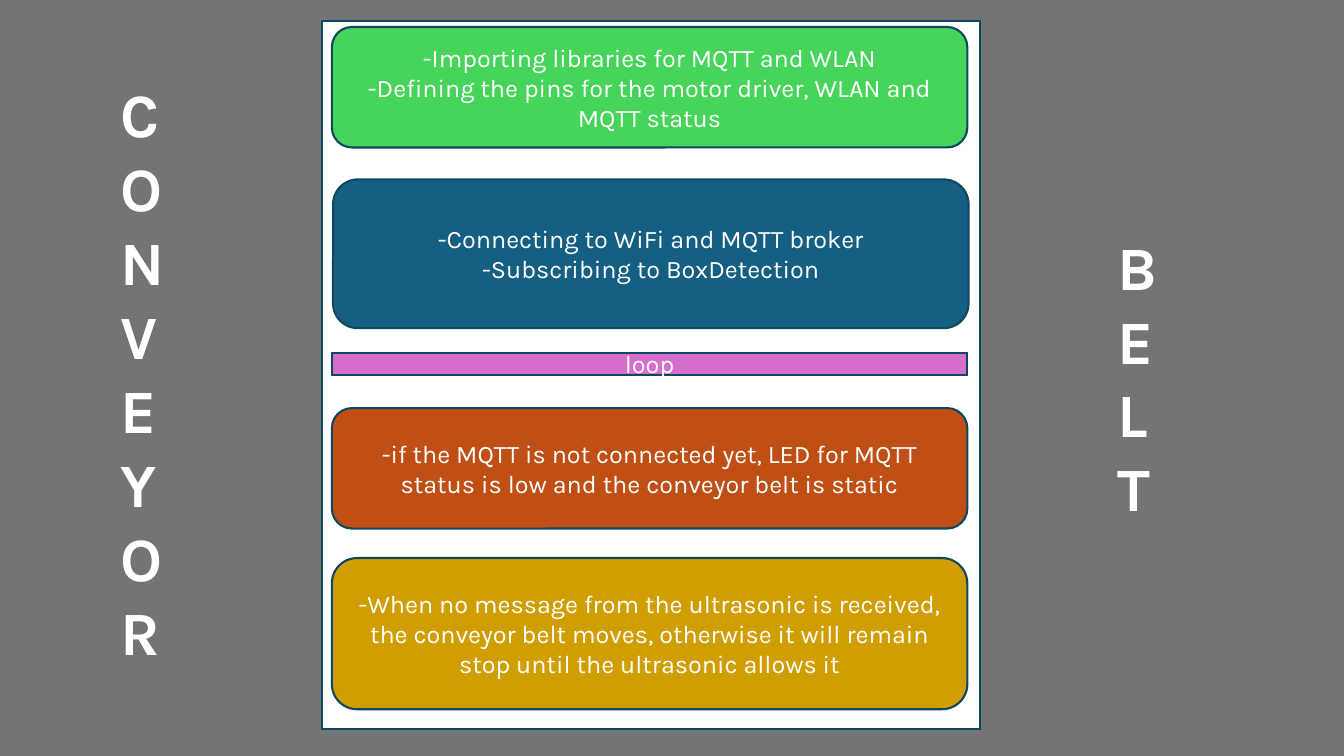
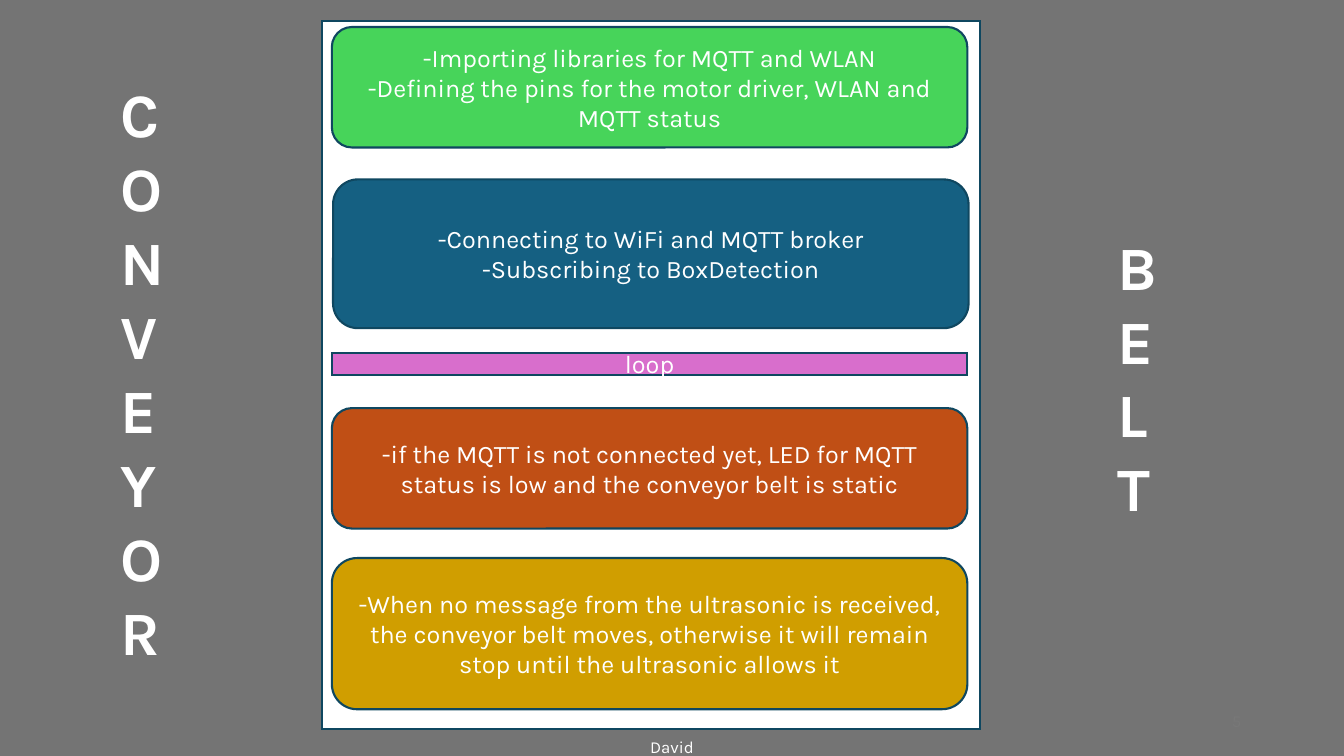
Before and after one commit to DavidGonzalez2399/SS2024_AES_Lab_A, a slide deck: slide 5 of Presentation/Presentation_slides.pptx. Drawn at 1344x756 pixels with LibreOffice and Linux fonts; fonts in the diff are those of the drawing. Boxes give left, top, right and bottom in pixels: in the first picture for what was removed or moved away, otherwise in the second. Text is boxed around its words. In the diff, an @@ line names an element or a change of style, - is before the commit and + after.

```diff
--- a/Presentation/Presentation_slides.pptx
+++ b/Presentation/Presentation_slides.pptx
@@ text added at (650, 741, 694, 753), 12 pt, text #FFFFFF @@
+David
```
Also in this commit, not shown: 5 other slides changed, 1 slide added, 1 slide removed.
